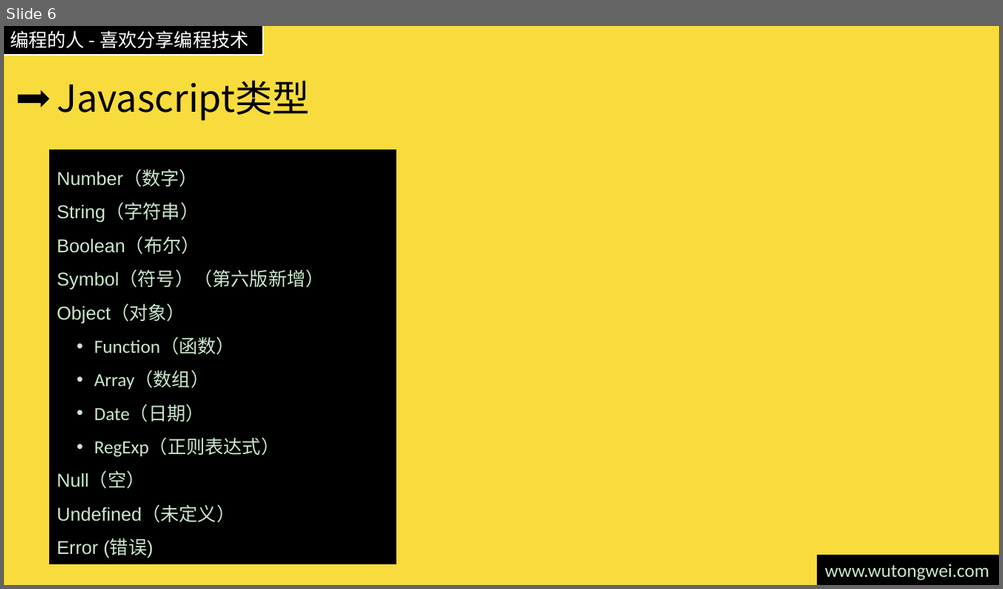
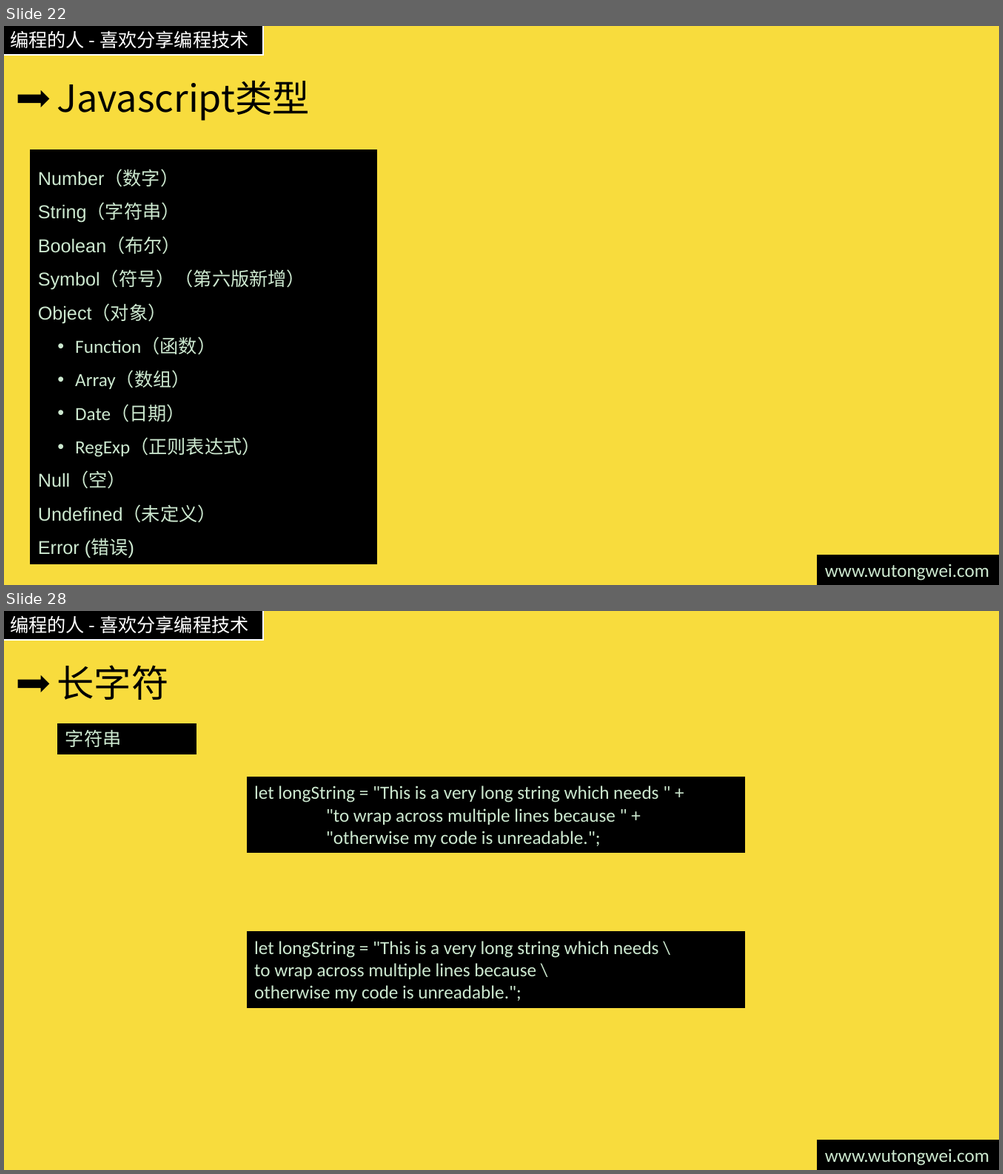
Before and after one commit to willculture/training, a slide deck: ppt/front-end/Javascript.pptx. Shown one above the other, each under a label of ours: slide 6 before the commit, slides 22 and 28 after it; the slides between them are not shown. The pictures are 1003x589 and 1003x1174 pixels, drawn with LibreOffice and Linux fonts; fonts in the diff are those of the drawing. Boxes give left, top, right and bottom in pixels: in the first picture for what was removed or moved away, otherwise in the second. Text is boxed around its words. In the diff, an @@ line names an element or a change of style, - is before the commit and + after.

```diff
--- a/ppt/front-end/Javascript.pptx
+++ b/ppt/front-end/Javascript.pptx
@@ slide 28 added at <box>4,611,999,1170</box>, background #F8DC3D; not listed: 3 template elements that a slide beside it also shows @@
@@ title added at <box>57,665,168,700</box>, 36 pt, text #000000 @@
+长字符
@@ rectangle added at <box>58,723,196,754</box>, fill #000000, outline #000000 1 pt, 18 pt, text #CCE8CF @@
+字符串
@@ rectangle added at <box>247,777,745,853</box>, fill #000000, outline #000000 1 pt, 18 pt, text #CCE8CF @@
+let longString = "This is a very long string which needs " +
+"to wrap across multiple lines because " +
+"otherwise my code is unreadable.";
@@ rectangle added at <box>247,933,745,1008</box>, fill #000000, outline #000000 1 pt, 18 pt, text #CCE8CF @@
+let longString = "This is a very long string which needs \
+to wrap across multiple lines because \
+otherwise my code is unreadable.";
@@ what was slide 6 is now slide 22 @@
@@ slide 22 changed as well @@
@@ rectangle "Number（数字）": place and size @@
-rectangle "Number（数字）" at <box>50,150,395,564</box>
+rectangle "Number（数字）" at <box>31,150,377,564</box>
```
Also in this commit, not shown: 7 other slides changed, 27 other slides added, 5 slides removed, 2 other files.
